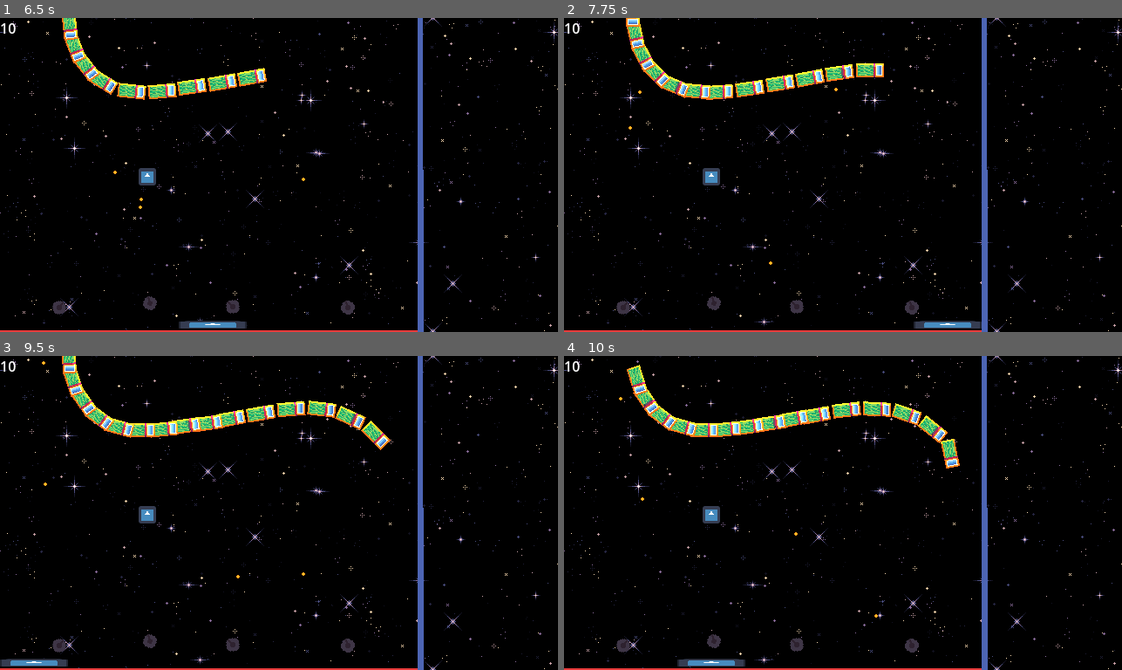
Above: before the commit, frames 1-4 (two rows, left to right).
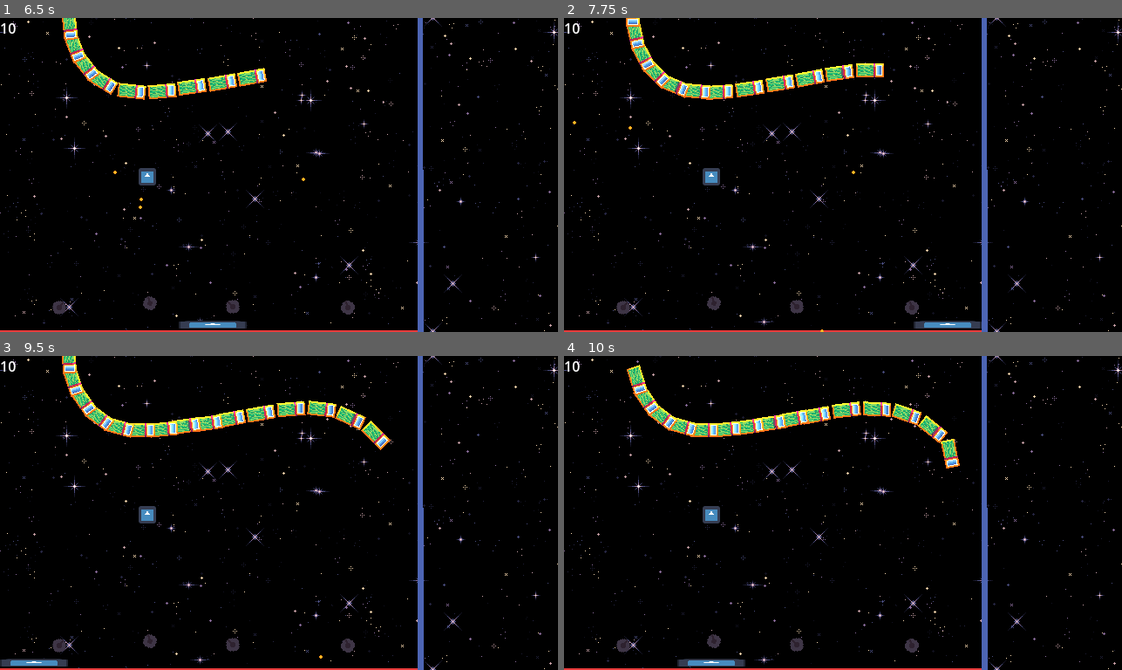
Above: after the commit, the same moments.

Repository: xefensor/tower-breakout
Game: Godot game, scene res://Game.tscn
The game is run twice, just before and just after one commit, with the same random seed, the same clock (stepped at 60 frames per second) and the same inputs. The engine's default icon, where the game draws it, is replaced by a stand-in: a white triangle on a blue panel in a dark square.
Inputs (mouse positions are in pixels of both pictures, inside the frame that each line leads up to):
- Up to frame 1 (6.5 s): tap Enter at 0.5 s; move the mouse to (61, 306) at 0.52 s; press the mouse at (61, 306) at 0.53 s; hold D (paddle_right) 0.53-1.28 s; move the mouse to (150, 303) at 1.27 s; release the mouse at (150, 303) at 1.28 s; hold A (paddle_left) 1.28-2.03 s; click (150, 303) at 1.35 s; move the mouse to (345, 306) at 2.02 s; press the mouse at (345, 306) at 2.03 s; hold D (paddle_right) 2.03-3.53 s; move the mouse to (234, 306) at 2.77 s; release the mouse at (234, 306) at 2.78 s; click (234, 306) at 2.85 s; move the mouse to (446, 222) at 3.52 s; press the mouse at (446, 222) at 3.53 s; hold A (paddle_left) 3.53-5.78 s; move the mouse to (111, 127) at 4.27 s; release the mouse at (111, 127) at 4.28 s; click (111, 127) at 4.35 s; move the mouse to (306, 175) at 5.02 s; press the mouse at (306, 175) at 5.03 s; move the mouse to (195, 96) at 5.77 s; release the mouse at (195, 96) at 5.78 s; hold D (paddle_right) from 5.78 s (still down); click (195, 96) at 5.85 s
- Up to frame 2 (7.75 s): keep holding D (paddle_right); move the mouse to (965, 159) at 6.52 s; press the mouse at (965, 159) at 6.53 s; move the mouse to (731, 190) at 7.27 s; release the mouse at (731, 190) at 7.28 s; click (731, 190) at 7.35 s
- Up to frame 3 (9.5 s): move the mouse to (334, 443) at 8.02 s; release D (paddle_right) at 8.03 s; press the mouse at (334, 443) at 8.03 s; hold A (paddle_left) from 8.03 s (still down); move the mouse to (251, 575) at 8.77 s; release the mouse at (251, 575) at 8.78 s; click (251, 575) at 8.85 s
- Up to frame 4 (10 s): move the mouse to (1010, 560) at 9.52 s; release A (paddle_left) at 9.53 s; press the mouse at (1010, 560) at 9.53 s; hold D (paddle_right) from 9.53 s (still down)

Frame 1 is identical in both runs. In frame 2, less than 0.1% of the frame differs, in the area x 1-53%, y 22-100%; in frame 3, less than 0.1%; in frame 4, less than 0.1%.

Commit message:
ball trigger wip

Diff:
--- a/balls/ball.gd
+++ b/balls/ball.gd
@@ -1,6 +1,8 @@
 extends CharacterBody2D
 class_name Ball
 
+
+signal hitted_damageable(collision_info: KinematicCollision2D)
 
 @export var weight: int = 10
 @export var _health: Health
@@ -8,12 +10,19 @@
 
 @onready var _visible_on_screen_notifier_2D: VisibleOnScreenNotifier2D = NodeUtils.get_child_by_class(self, VisibleOnScreenNotifier2D)
 
+var triggers: Array[Trigger]
+
 
 func _ready() -> void:
 	reset_physics_interpolation()
 
 	_visible_on_screen_notifier_2D.screen_exited.connect(_on_death)
 	_health.died.connect(queue_free)
+
+	triggers.append(TriggerDamageable.new())
+	triggers[0].bounce.ball = self
+	triggers[0].bounce.audio_player = $OneShotAudioPlayer
+	hitted_damageable.connect(triggers[0].trigger)
 
 
 func _physics_process(delta) -> void:
@@ -26,18 +35,10 @@
 		if _collider is Paddle:
 			_collider.ball_hit(self)
 			return
-		elif _collider is Enemy:
-			_collider.take_damage(1)
-		elif _collider is DamageableStaticBody2D:
-			_collider.take_damage(1)
+		elif _collider.has_method("take_damage"):
+			hitted_damageable.emit(collision_info)
 
 		_health.take_damage(1)
-
-		bounce_audio_player.one_shot_play(Level.instance)
-
-		var normal: Vector2 = collision_info.get_normal()
-		velocity = velocity.bounce(normal) + collision_info.get_collider_velocity()*0.5
-		move_and_collide(velocity * delta)
 
 
 func _on_death() -> void:
--- /dev/null
+++ b/balls/bounce/bounce.gd
@@ -0,0 +1,14 @@
+class_name Bounce
+extends Resource
+
+
+var ball: Ball
+var audio_player: OneShotAudioPlayer
+
+
+func bounce(collision_info: KinematicCollision2D):
+	audio_player.one_shot_play(Level.instance)
+
+	var normal: Vector2 = collision_info.get_normal()
+	ball.velocity = ball.velocity.bounce(normal) + collision_info.get_collider_velocity()*0.5
+	ball.move_and_collide(ball.velocity)
--- /dev/null
+++ b/balls/effects/effect.gd
@@ -0,0 +1,6 @@
+class_name Effect
+extends Resource
+
+
+#func play():
+#	pass
--- /dev/null
+++ b/balls/effects/effect_basic_hit.gd
@@ -0,0 +1,7 @@
+class_name EffectBasicHit
+extends Effect
+
+
+func play(object: Object, damage: int = 1):
+	if object.has_method("take_damage"):
+		object.take_damage(damage)
--- /dev/null
+++ b/balls/triggers/trigger.gd
@@ -0,0 +1,10 @@
+class_name Trigger
+extends Resource
+
+
+var effects: Array[Effect]
+var bounce: Bounce = Bounce.new()
+
+
+#func trigger():
+#	pass
--- /dev/null
+++ b/balls/triggers/trigger_damageable.gd
@@ -0,0 +1,14 @@
+class_name TriggerDamageable
+extends Trigger
+
+
+func _init() -> void:
+	effects.append(EffectBasicHit.new())
+
+
+
+func trigger(collision_info: KinematicCollision2D):
+	for i in effects:
+		i.play(collision_info.get_collider())
+
+	bounce.bounce(collision_info)
Not shown, added: balls/bounce/bounce.gd.uid
Not shown, added: balls/effects/effect.gd.uid
Not shown, added: balls/effects/effect_basic_hit.gd.uid
Not shown, added: balls/triggers/trigger.gd.uid
Not shown, added: balls/triggers/trigger_damageable.gd.uid
